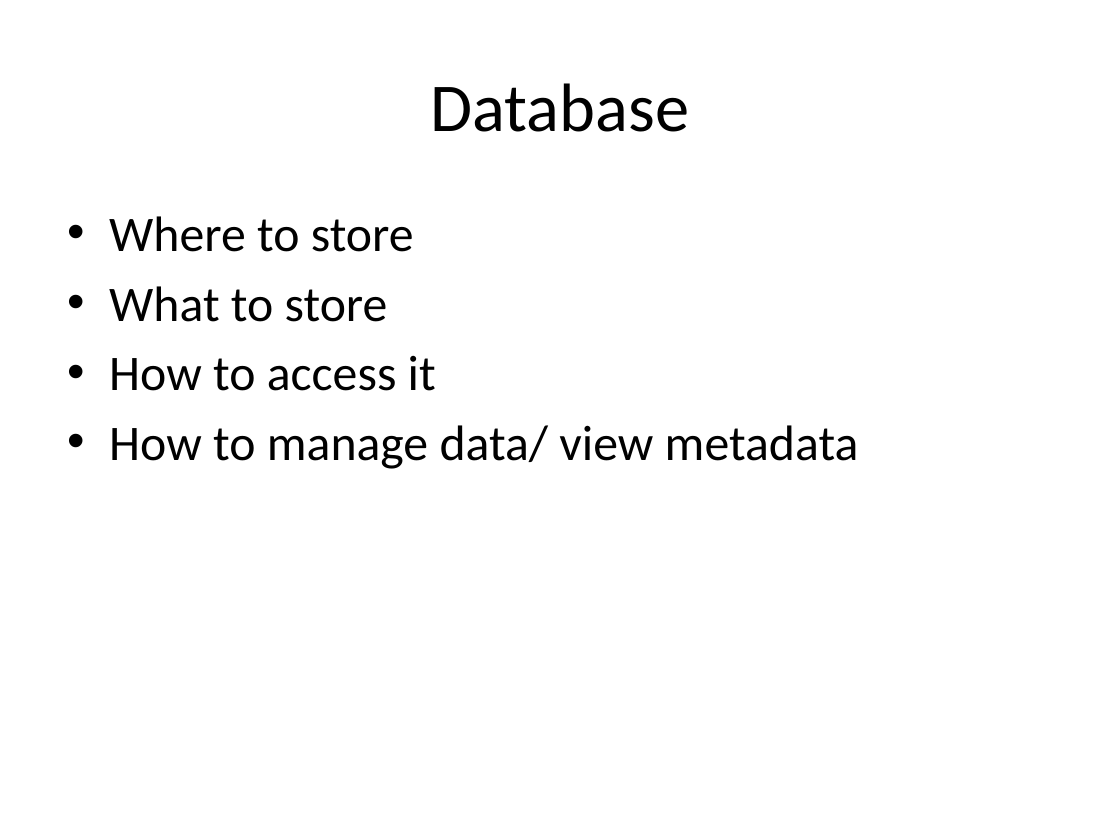
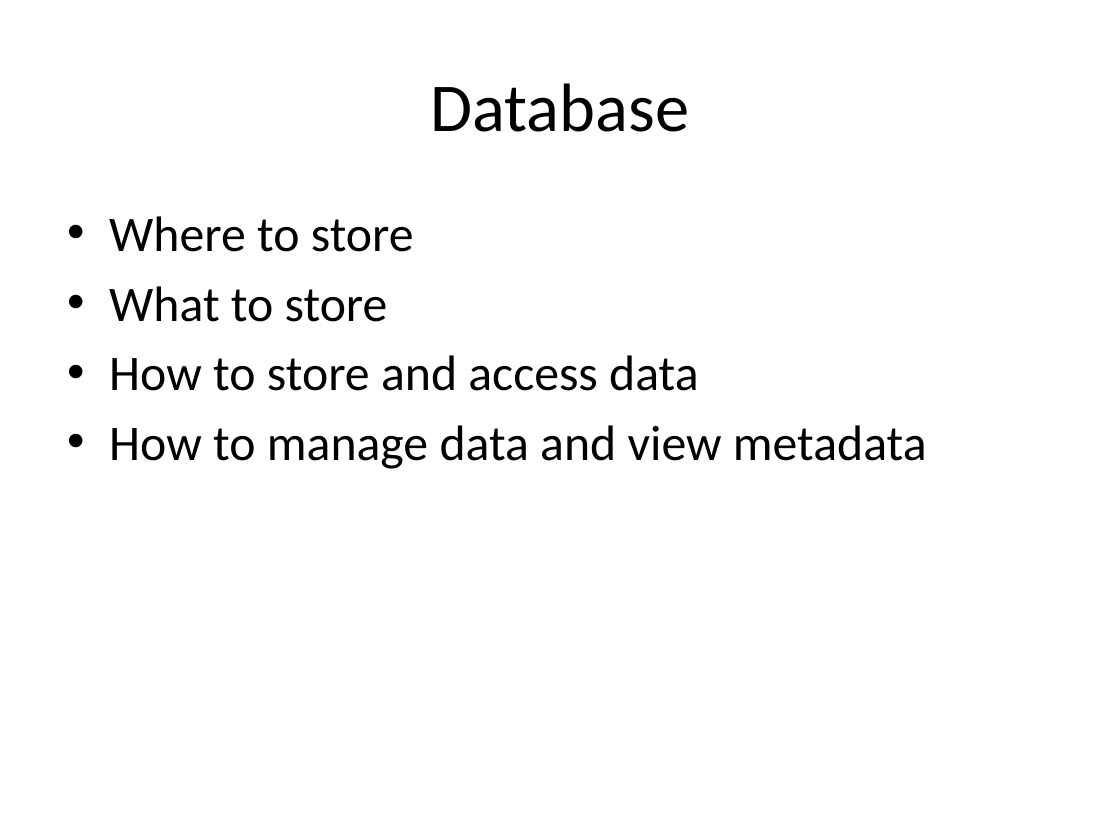
Before and after one commit to chetanadey77/irisrecognition09, a slide deck: slide 15 of Reports/Group_Presentation.pptx. Drawn at 1120x840 pixels with LibreOffice and Linux fonts; fonts in the diff are those of the drawing; background and template pictures are left out. Boxes give left, top, right and bottom in pixels: in the first picture for what was removed or moved away, otherwise in the second. Text is boxed around its words. In the diff, an @@ line names an element or a change of style, - is before the commit and + after.

```diff
--- a/Reports/Group_Presentation.pptx
+++ b/Reports/Group_Presentation.pptx
@@ text at (x1=109, y1=355, x2=927, y2=469): text changed @@
-• How to access it
-• How to manage data/ view metadata
+• How to store and access data
+• How to manage data and view metadata
```
Also in this commit, not shown: 10 other slides changed, 1 slide removed, 1 other file.
